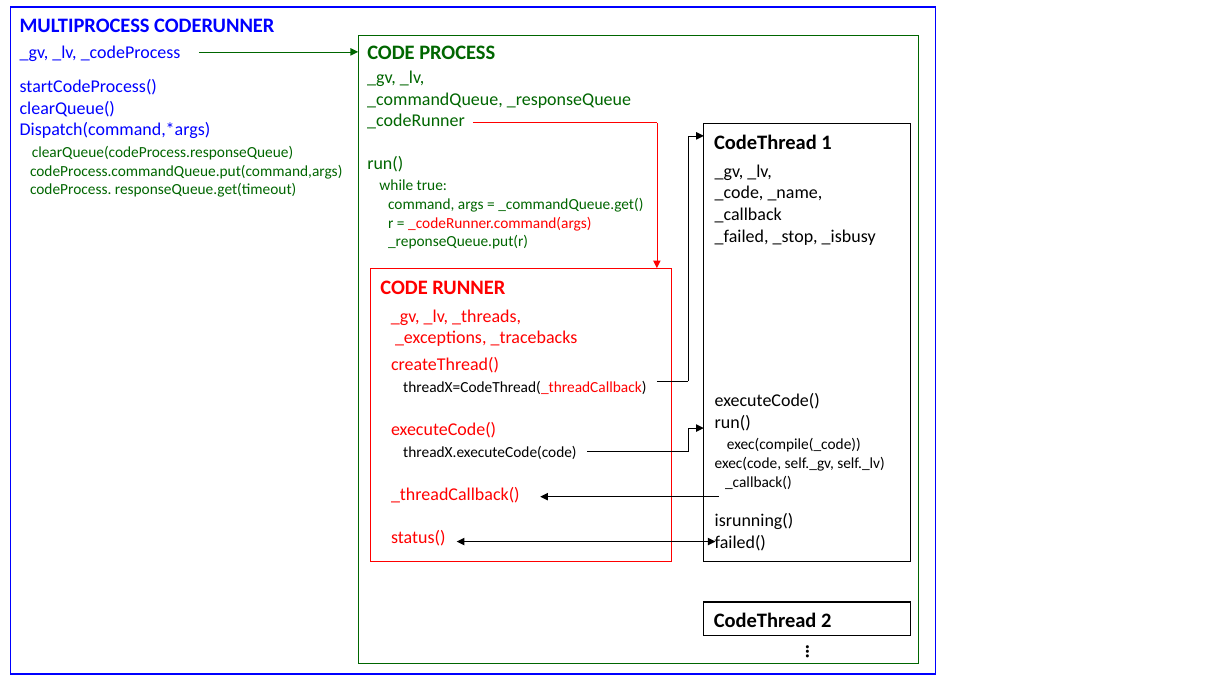
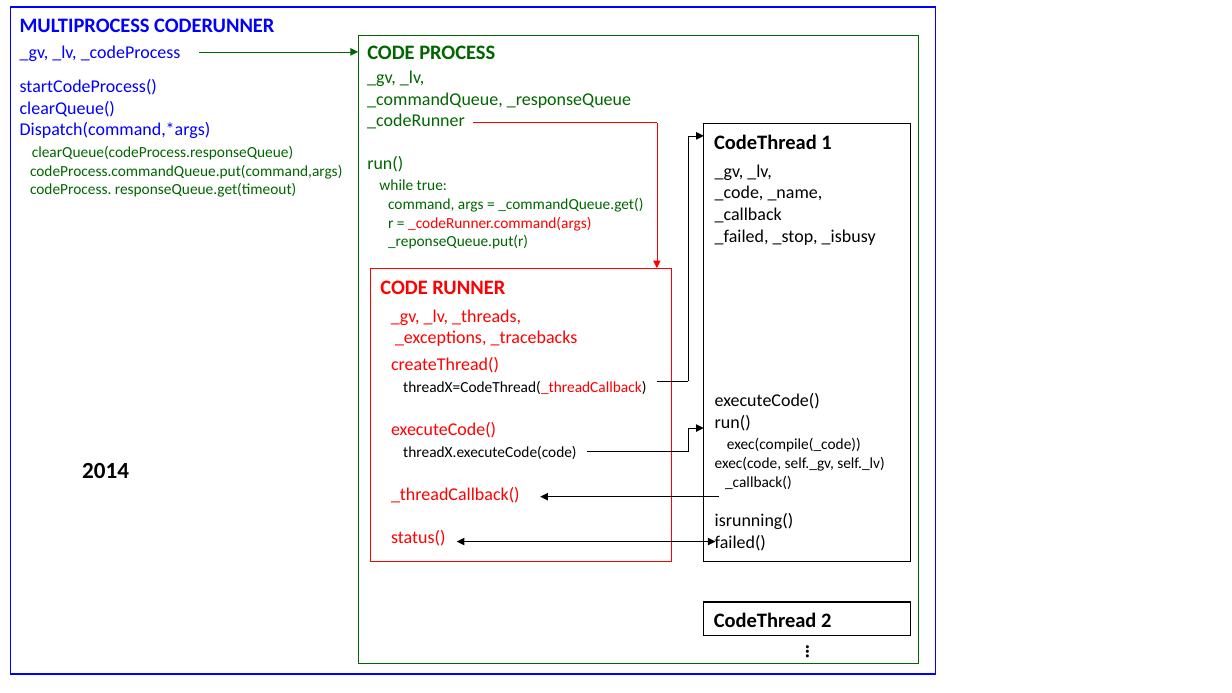
Before and after one commit to denisvion/quantrolab-old, a slide deck: slide 1 of application/ide/coderun/architecture_coderunner.pptx. Drawn at 1232x693 pixels with LibreOffice and Linux fonts; fonts in the diff are those of the drawing. Boxes give left, top, right and bottom in pixels: in the first picture for what was removed or moved away, otherwise in the second. Text is boxed around its words. In the diff, an @@ line names an element or a change of style, - is before the commit and + after.

```diff
--- a/application/ide/coderun/architecture_coderunner.pptx
+++ b/application/ide/coderun/architecture_coderunner.pptx
@@ text added at [82,463,129,478], 18 pt, text #000000, bold @@
+2014
```
Also in this commit, not shown: 1 other slide changed, 2 other files.
